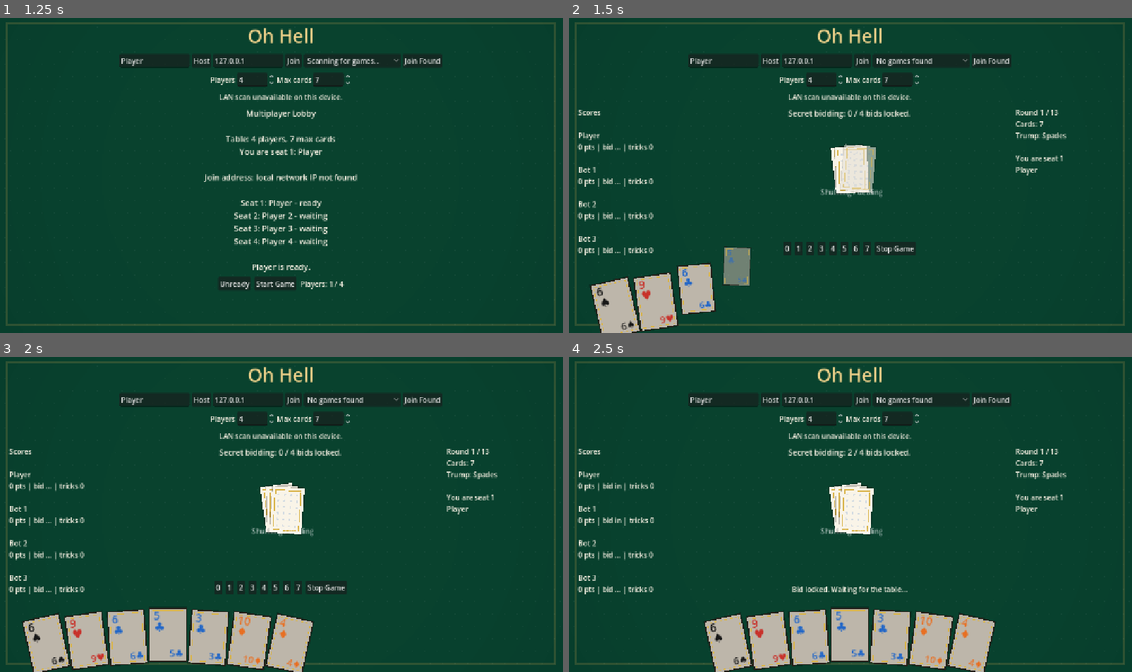
Above: before the commit, frames 1-4 (two rows, left to right).
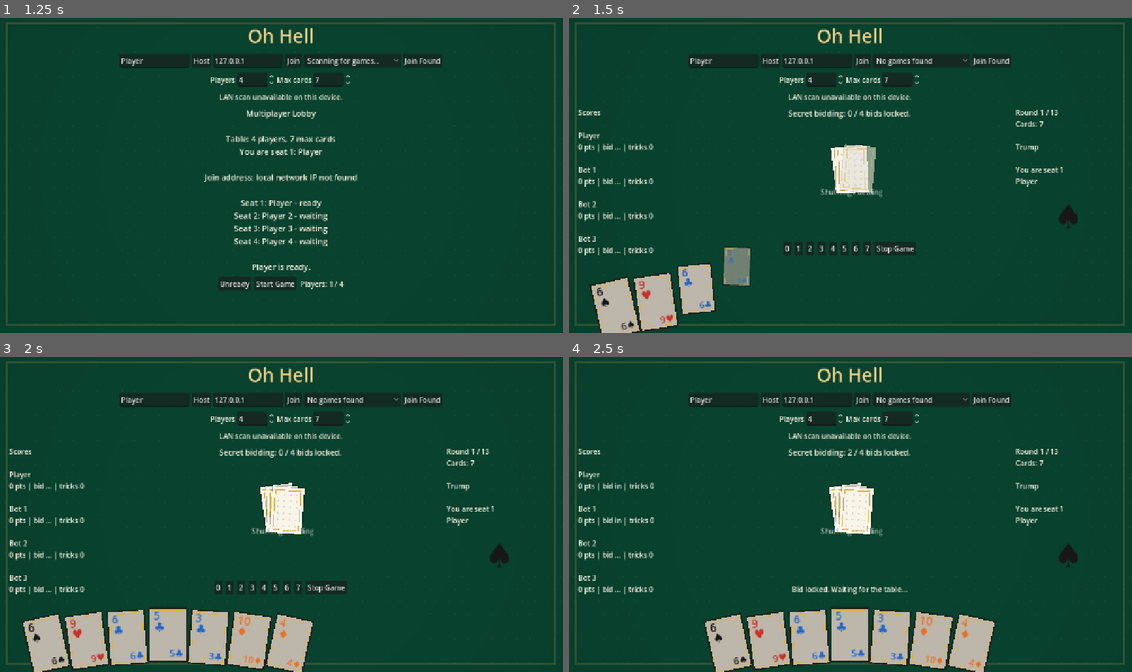
Above: after the commit, the same moments.

Repository: JordanOakFox/oh-hell-godot
Game: Godot game, scene res://scenes/main.tscn
The game is run twice, just before and just after one commit, with the same random seed, the same clock (stepped at 60 frames per second) and the same inputs.
Inputs:
- Up to frame 1 (1.25 s): click "Ready" at 0.5 s
- Up to frame 2 (1.5 s): click "Start Game" at 1.25 s
- Up to frame 3 (2 s): no input
- Up to frame 4 (2.5 s): click "0" at 2 s

Frame 1 is identical in both runs. In frame 2, 0.5% of the frame differs, in the area x 79-91%, y 36-67%; in frame 3, 0.5%; in frame 4, 0.5%.

Commit message:
Show trump as suit logo

Diff:
--- a/scripts/main.gd
+++ b/scripts/main.gd
@@ -7,6 +7,13 @@
 const CardButtonScript := preload("res://scripts/card_button.gd")
 const FeltBackgroundScript := preload("res://scripts/felt_background.gd")
 const FireworksOverlayScript := preload("res://scripts/fireworks_overlay.gd")
+const SUIT_SYMBOLS := {"S": "♠", "H": "♥", "D": "♦", "C": "♣"}
+const SUIT_COLORS := {
+	"S": Color("#171717"),
+	"H": Color("#c8322b"),
+	"D": Color("#e86f22"),
+	"C": Color("#2367c7"),
+}
 
 var state: Dictionary = {}
 var view_state: Dictionary = {}
@@ -26,7 +33,9 @@
 var status_label: Label
 var table_label: Label
 var left_stats_label: Label
+var right_info_panel: VBoxContainer
 var right_info_label: Label
+var trump_symbol_label: Label
 var trick_box: HBoxContainer
 var hand_box: Control
 var action_box: HBoxContainer
@@ -191,13 +200,23 @@
 	action_box.add_theme_constant_override("separation", 8)
 	center_column.add_child(action_box)
 
+	right_info_panel = VBoxContainer.new()
+	right_info_panel.custom_minimum_size = Vector2(240, 0)
+	right_info_panel.size_flags_vertical = Control.SIZE_EXPAND_FILL
+	right_info_panel.add_theme_constant_override("separation", 12)
+	play_row.add_child(right_info_panel)
+
 	right_info_label = Label.new()
 	right_info_label.autowrap_mode = TextServer.AUTOWRAP_WORD_SMART
 	right_info_label.add_theme_font_size_override("font_size", 16)
 	right_info_label.add_theme_color_override("font_color", Color("#f7f1e3"))
-	right_info_label.custom_minimum_size = Vector2(240, 0)
-	right_info_label.size_flags_vertical = Control.SIZE_EXPAND_FILL
-	play_row.add_child(right_info_label)
+	right_info_panel.add_child(right_info_label)
+
+	trump_symbol_label = Label.new()
+	trump_symbol_label.horizontal_alignment = HORIZONTAL_ALIGNMENT_CENTER
+	trump_symbol_label.add_theme_font_size_override("font_size", 76)
+	trump_symbol_label.custom_minimum_size = Vector2(0, 96)
+	right_info_panel.add_child(trump_symbol_label)
 
 	hand_box = Control.new()
 	hand_box.custom_minimum_size = Vector2(0, 170)
@@ -415,7 +434,7 @@
 		trick_box.visible = true
 		hand_box.visible = true
 		left_stats_label.visible = false
-		right_info_label.visible = false
+		right_info_panel.visible = false
 		left_stats_label.text = ""
 		right_info_label.text = ""
 		table_label.text = view_state["message"]
@@ -427,7 +446,7 @@
 		trick_box.visible = false
 		hand_box.visible = false
 		left_stats_label.visible = false
-		right_info_label.visible = false
+		right_info_panel.visible = false
 		left_stats_label.text = ""
 		right_info_label.text = ""
 		_render_lobby()
@@ -436,23 +455,23 @@
 		trick_box.visible = true
 		hand_box.visible = true
 		left_stats_label.visible = false
-		right_info_label.visible = false
+		right_info_panel.visible = false
 		_render_game_end()
 		return
 
 	trick_box.visible = true
 	hand_box.visible = true
 	left_stats_label.visible = true
-	right_info_label.visible = true
+	right_info_panel.visible = true
 	var round_size: int = view_state["sequence"][view_state["round_index"]]
-	right_info_label.text = "Round %d / %d\nCards: %d\nTrump: %s\n\nYou are seat %d\n%s" % [
+	right_info_label.text = "Round %d / %d\nCards: %d\n\nTrump\n\nYou are seat %d\n%s" % [
 		view_state["round_index"] + 1,
 		view_state["sequence"].size(),
 		round_size,
-		GameRules.SUIT_NAMES.get(view_state["trump"], view_state["trump"]),
 		my_seat + 1,
 		view_state["names"][my_seat],
 	]
+	_render_trump_symbol()
 	var stats_text := "Scores\n\n"
 	for i in range(view_state["num_players"]):
 		var bid_text := "?"
@@ -490,6 +509,12 @@
 	_render_trick()
 	_render_actions()
 	_render_hand()
+
+func _render_trump_symbol() -> void:
+	var trump := str(view_state.get("trump", ""))
+	trump_symbol_label.text = SUIT_SYMBOLS.get(trump, trump)
+	trump_symbol_label.add_theme_color_override("font_color", SUIT_COLORS.get(trump, Color("#f7f1e3")))
+	trump_symbol_label.tooltip_text = GameRules.SUIT_NAMES.get(trump, trump)
 
 func _discovery_info() -> Dictionary:
 	var connected_count := _connected_count()
